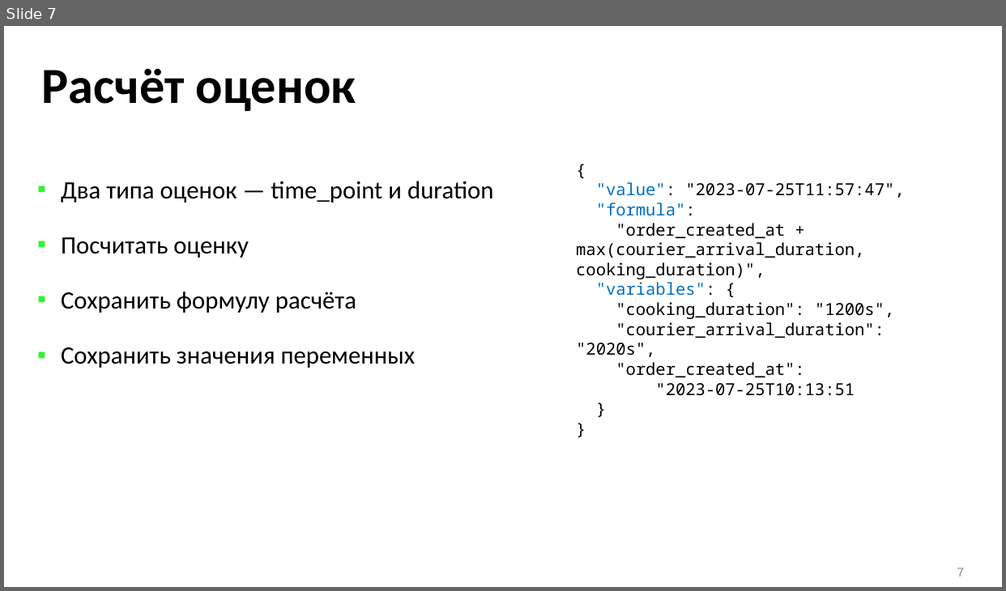
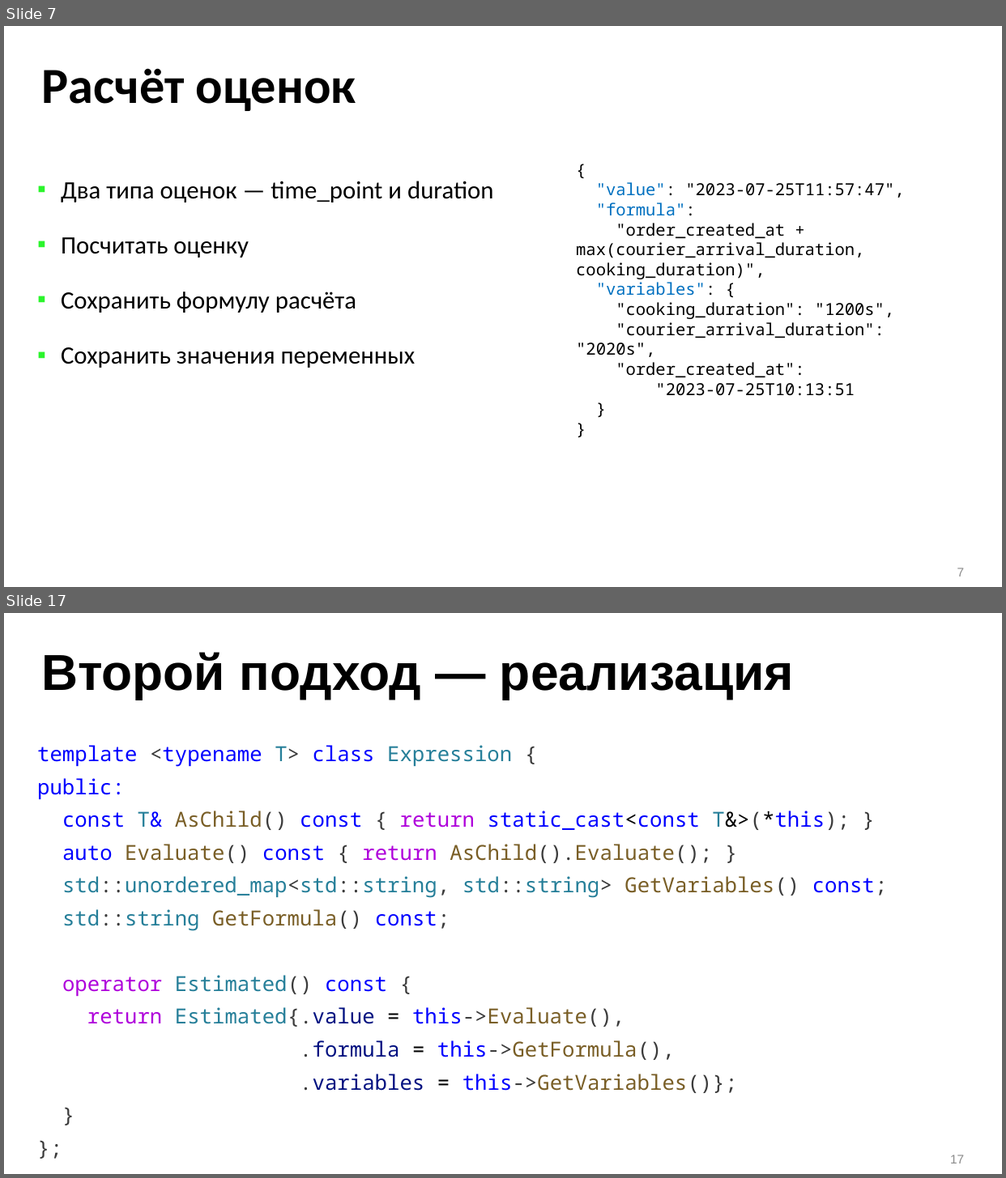
Before and after one commit to ishfb/zcc23, a slide deck: slides_new.pptx. Shown one above the other, each under a label of ours: slide 7 before the commit, slides 7 and 17 after it; the slides between them are not shown. The pictures are 1006x591 and 1006x1178 pixels, drawn with LibreOffice and Linux fonts; fonts in the diff are those of the drawing. Boxes give left, top, right and bottom in pixels: in the first picture for what was removed or moved away, otherwise in the second. Text is boxed around its words. In the diff, an @@ line names an element or a change of style, - is before the commit and + after.

```diff
--- a/slides_new.pptx
+++ b/slides_new.pptx
@@ slide 17 added at (4, 613, 1002, 1174), background #FFFFFF @@
@@ title added at (42, 652, 794, 700), 48.6 pt, text #000000, bold @@
+Второй подход — реализация
@@ text added at (37, 745, 888, 1093), 20 pt, text #0000FF @@
+template <typename T> class Expression {
+public:
+const T& AsChild() const { return static_cast<const T&>(*this); }
+auto Evaluate() const { return AsChild().Evaluate(); }
+std::unordered_map<std::string, std::string> GetVariables() const;
+std::string GetFormula() const;
+operator Estimated() const {
+return Estimated{.value = this->Evaluate(),
+.formula = this->GetFormula(),
+.variables = this->GetVariables()};
+}
+};
@@ page number added at (950, 1155, 964, 1164), 12 pt, text #8C8C8C @@
+17
```
Also in this commit, not shown: 2 slides changed, 14 other slides added.
